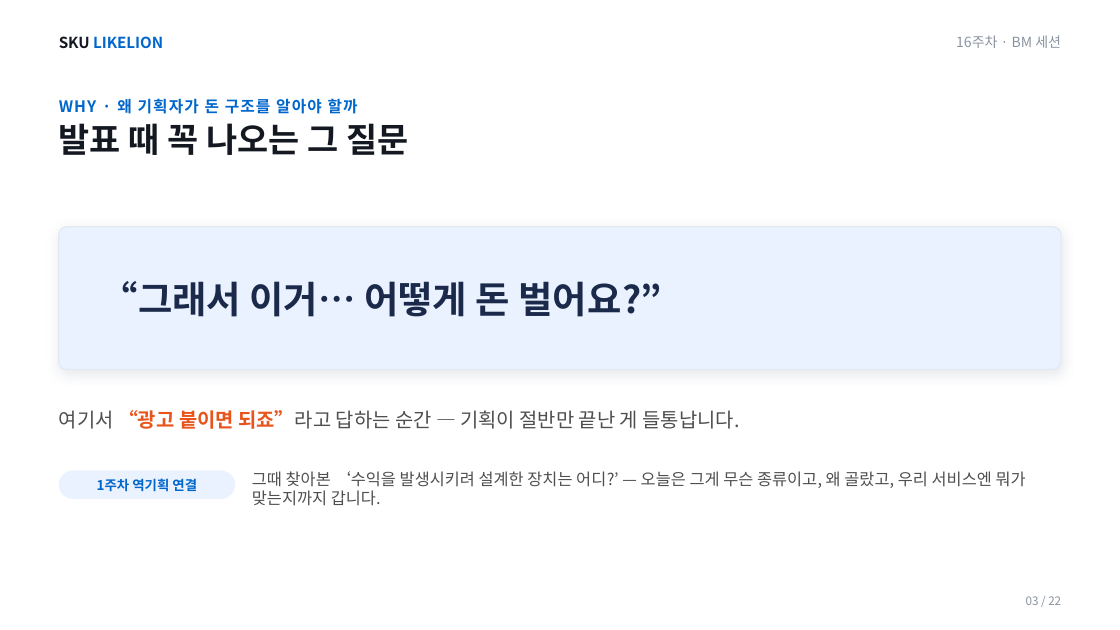
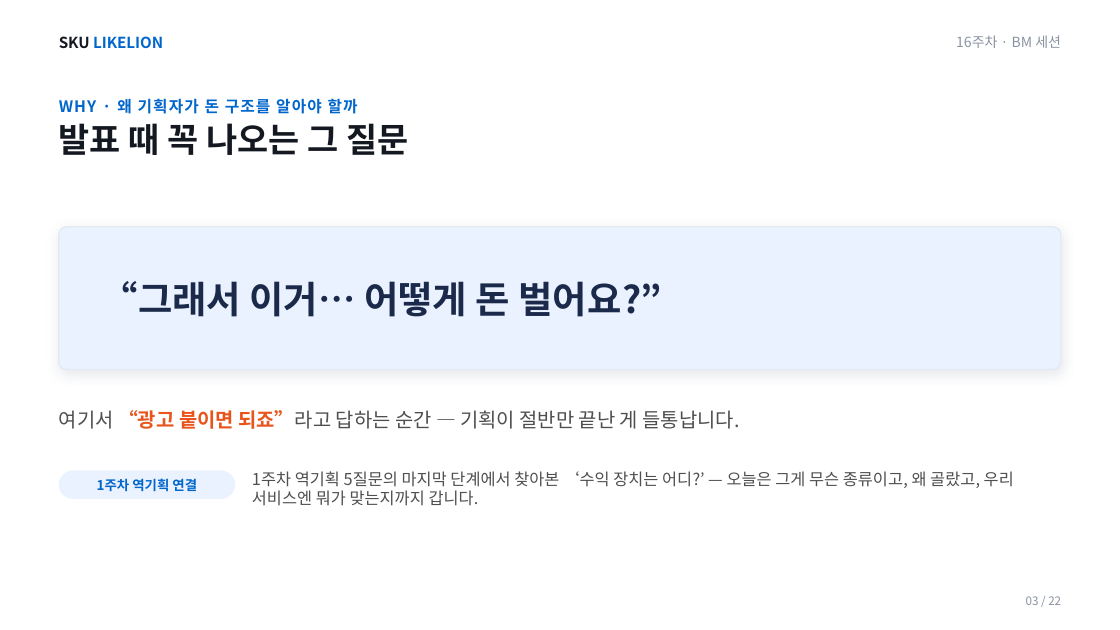
Before and after one commit to SKUnohtaekyung/BM, a slide deck: slide 3 of 슬라이드/BM_16주차_강의덱.pptx. Drawn at 1120x630 pixels with LibreOffice and Linux fonts; fonts in the diff are those of the drawing. Boxes give left, top, right and bottom in pixels: in the first picture for what was removed or moved away, otherwise in the second. Text is boxed around its words. In the diff, an @@ line names an element or a change of style, - is before the commit and + after.

```diff
--- a/슬라이드/BM_16주차_강의덱.pptx
+++ b/슬라이드/BM_16주차_강의덱.pptx
@@ text at [252, 471, 1014, 506]: text changed @@
-그때 찾아본 ‘수익을 발생시키려 설계한 장치는 어디?’ — 오늘은 그게 무슨 종류이고, 왜 골랐고, 우리 서비스엔 뭐가 맞는지까지 갑니다.
+1주차 역기획 5질문의 마지막 단계에서 찾아본 ‘수익 장치는 어디?’ — 오늘은 그게 무슨 종류이고, 왜 골랐고, 우리 서비스엔 뭐가 맞는지까지 갑니다.
```
Also in this commit, not shown: 14 other slides changed, 1 other file.
